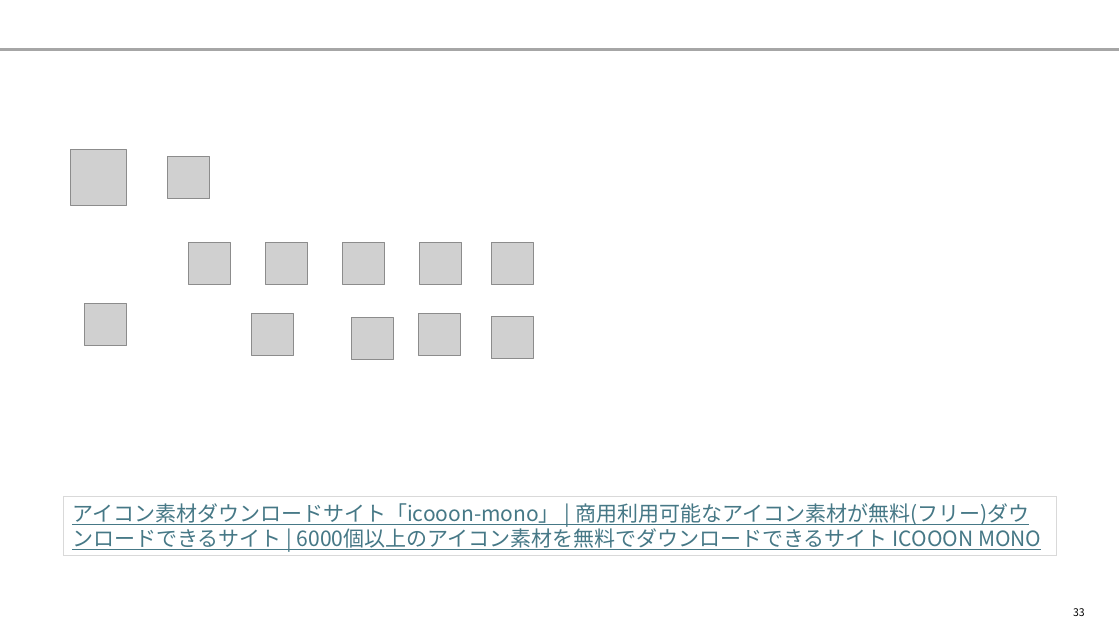
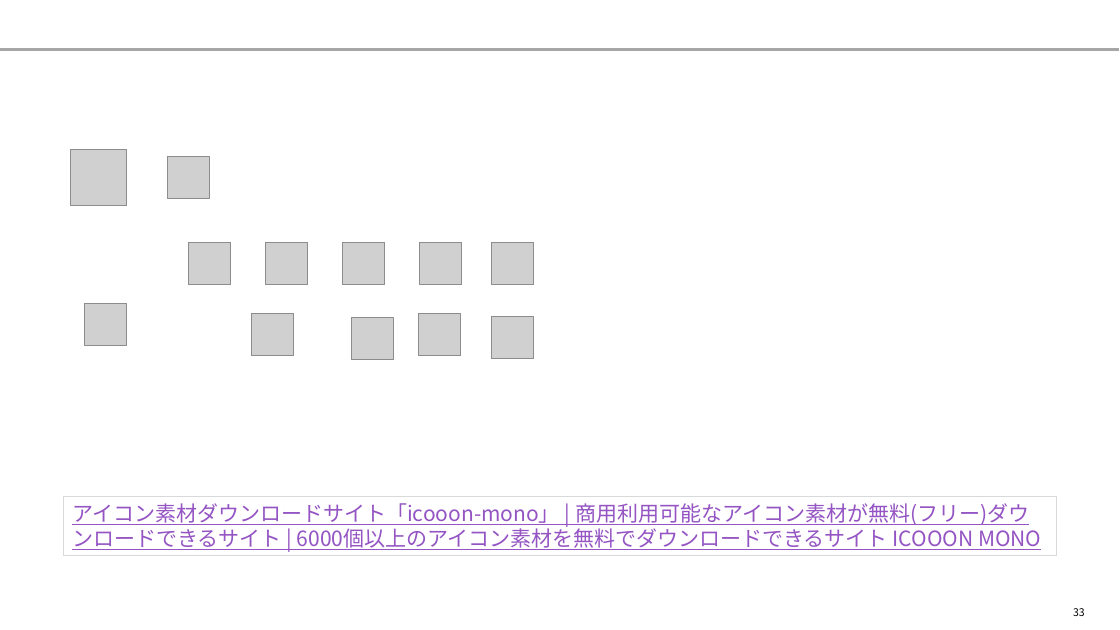
Before and after one commit to yuzucha16/dotfiles, a slide deck: slide 33 of office/Blank.potx. Drawn at 1120x630 pixels with LibreOffice and Linux fonts; fonts in the diff are those of the drawing; grey boxes stand for pictures. Boxes give left, top, right and bottom in pixels: in the first picture for what was removed or moved away, otherwise in the second. Text is boxed around its words. In the diff, an @@ line names an element or a change of style, - is before the commit and + after.

```diff
--- a/office/Blank.potx
+++ b/office/Blank.potx
@@ rectangle "アイコン素材ダウンロードサイト「icooon-mono」 | 商用利用可能なアイコン素材が無料(フリー)ダウンロードでき ..." at [64,497,1056,556]: text colour #467886 to #9454C3 @@
```
Also in this commit, not shown: 18 other slides changed.
